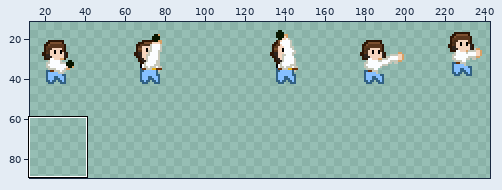
Sprite sheet -- Assets/Sprites/Player/SpriteSheet_Player_Throw.png. The first picture is a wide view before the edit; the outline marks the close-up.
Close-up. Earlier state:
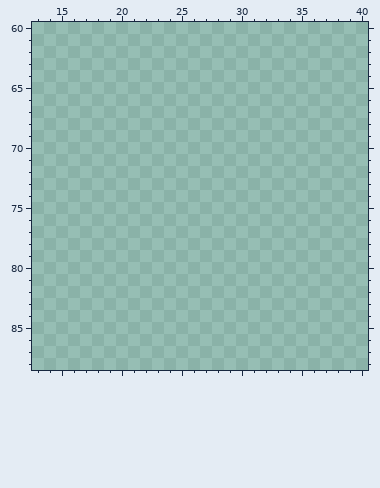
The file is 256x256 pixels. Shown: x 13..40, y 60..88. The wide view leaves out empty margins. The commit also changed other parts of the picture, which this record leaves out.
Palette (. is transparent): 
After:
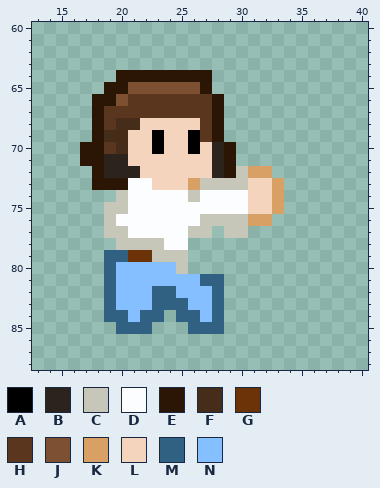
Colours new in this view: A #000000  B #2c231d  C #c6c7b9  D #fbfdff  E #2b1505  F #462d1a  G #6c3309  H #59361d  J #7c5030  K #d9a066  L #f4d4bd  M #306082  N #85bfff
Edits made:
Colour A is added in rows 69 to 70 at x 23 and 26.
Colour B is added in row 70 at x 28; in row 71 at x 19 to 20 and 28; in row 72 at x 19 to 21 and 28.
Colour C is added in row 72 at x 30; in row 73 at x 27 to 30; in row 74 at x 20 and 26; in row 75 at x 19 to 20; in row 76 at x 19 and 27 to 30; in row 77 at x 19 to 20, 26 to 27 and 29 to 30.
Colour C is added in row 78 at x 20 to 23; in row 79 at x 23 to 25; in row 80 at x 25.
Colour D is added in row 73 at x 21 to 22; in row 74 at x 21 to 25 and 27 to 30; in row 75 at x 21 to 30; in row 76 at x 20 to 26; in row 77 at x 21 to 25; in row 78 at x 24 to 25.
Colour E is added in row 64 at x 20 to 27; in row 65 at x 19 to 20 and 27; in row 66 at x 18 to 19 and 28; in rows 67 to 69 at x 18 and 28; in rows 70 to 71 at x 17 to 18 and 29; in row 72 at x 18 and 29.
Colour E is added in row 73 at x 18 to 20.
Colour F is added in row 68 at x 20 to 21; in row 69 at x 19 to 20; in row 70 at x 20.
Colour G is added in row 79 at x 21 to 22.
Colour H is added in row 66 at x 21 to 27; in row 67 at x 19 to 27; in row 68 at x 19 and 27; in row 69 at x 27; in row 70 at x 19.
Colour J is added in row 65 at x 21 to 26; in row 66 at x 20.
Colour K is added in row 72 at x 31 to 32; in row 73 at x 26 and 33; in rows 74 to 75 at x 33; in row 76 at x 31 to 32.
Colour L is added in row 68 at x 22 to 26; in row 69 at x 21 to 22 and 24 to 25; in row 70 at x 21 to 22, 24 to 25 and 27; in row 71 at x 21 to 27; in row 72 at x 22 to 27; in row 73 at x 23 to 25 and 31 to 32.
Colour L is added in rows 74 to 75 at x 31 to 32.
Colour M is added in row 79 at x 19 to 20; in row 80 at x 19; in row 81 at x 19 and 27 to 28; in row 82 at x 19, 23 to 24 and 28; in row 83 at x 19, 23 to 25 and 28; in row 84 at x 19 to 20, 22 to 23, 25 to 26 and 28.
Colour M is added in row 85 at x 20 to 22 and 26 to 28.
Colour N is added in row 80 at x 20 to 24; in row 81 at x 20 to 26; in row 82 at x 20 to 22 and 25 to 27; in row 83 at x 20 to 22 and 26 to 27; in row 84 at x 21 and 27.
